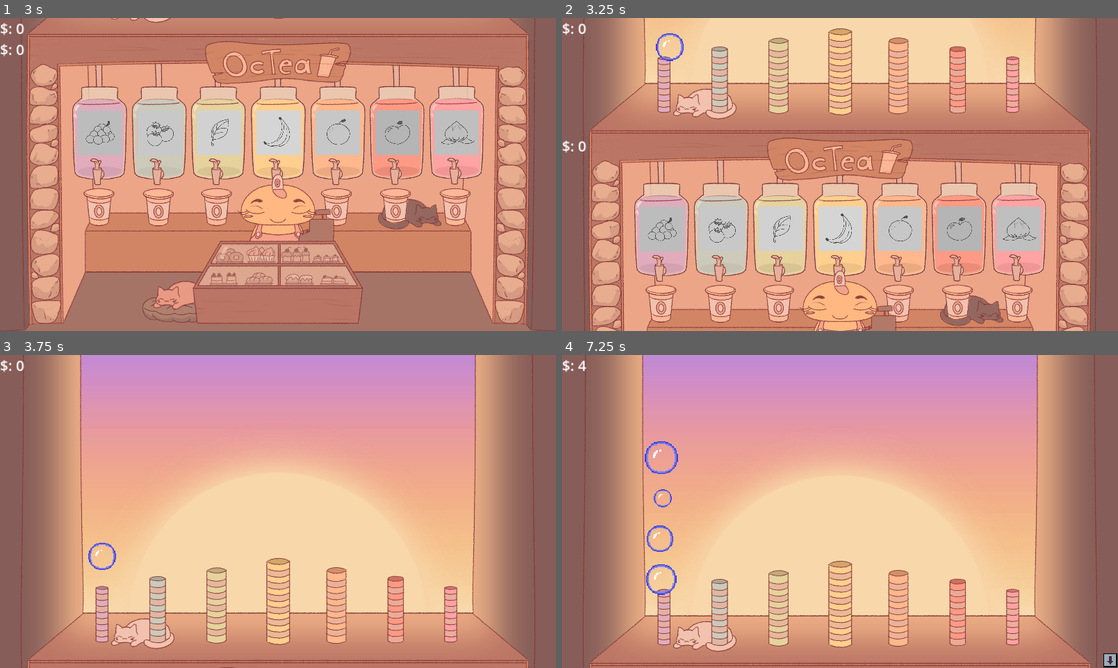
Above: before the commit, frames 1-4 (two rows, left to right).
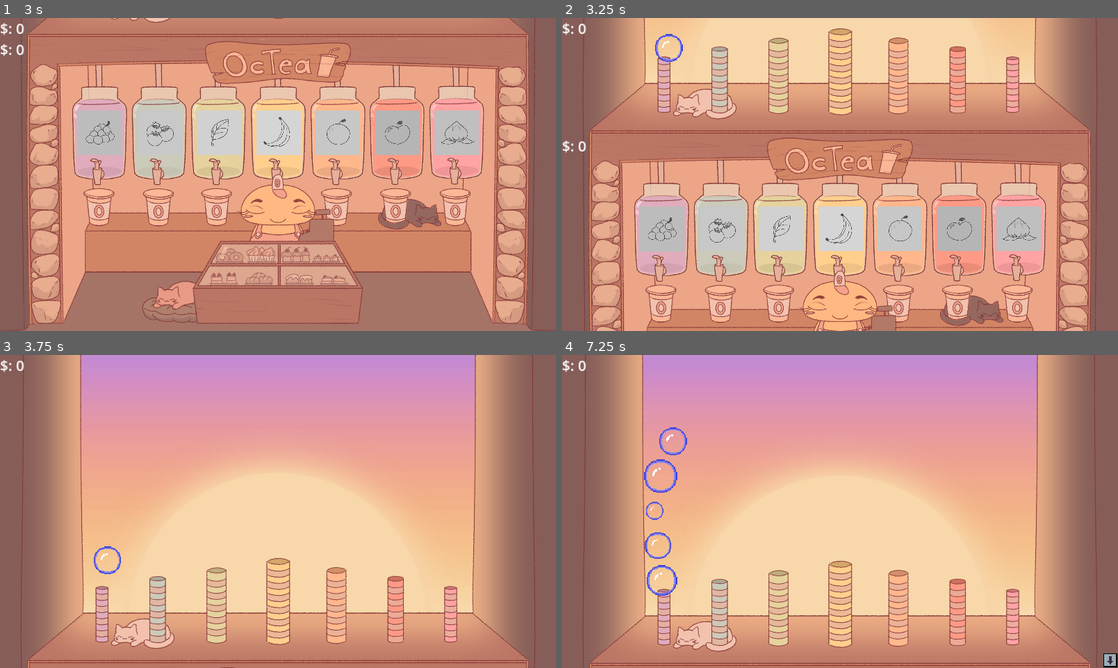
Above: after the commit, the same moments.

Repository: Spedinja/GGJ25
Game: Godot game, scene res://scenes/main_menu.tscn
The game is run twice, just before and just after one commit, with the same random seed, the same clock (stepped at 60 frames per second) and the same inputs. Sound files missing from this copy of the repository are replaced by a short silence.
Inputs (mouse positions are in pixels of both pictures, inside the frame that each line leads up to):
- Up to frame 1 (3 s): click "Start Game" at 0.5 s; click (550, 324) at 1.25 s; click (100, 174) at 2 s; click (550, 24) at 2.75 s
- Up to frame 2 (3.25 s): no input
- Up to frame 3 (3.75 s): move the mouse to (111, 505) at 3.52 s; click (111, 505) at 3.67 s
- Up to frame 4 (7.25 s): click (1112, 661) at 4.25 s; move the mouse to (728, 527) at 5.02 s; click (728, 527) at 5.17 s; click (1112, 361) at 5.75 s; move the mouse to (662, 423) at 6.52 s; click (662, 423) at 6.67 s

Frame 1 is identical in both runs. In frame 2, 0.1% of the frame differs, in the area x 16-22%, y 4-14%; in frame 3, 0.2%; in frame 4, 0.9%, in the area x 2-23%, y 1-77%.

Commit message:
added levelup signal for sound, fixed minus values after buying

Diff:
--- a/scripts/bubble_spawner.gd
+++ b/scripts/bubble_spawner.gd
@@ -49,14 +49,16 @@
 
 
 func levelUp(currentLvl) -> void:
+	SignalManager.machine_level_up.emit()
+	print(currentLvl)
 	if currentLvl == 0:#vorher1
 			_unlockSpawner()
 	_increaseStats(currentLvl)
 
 func _increaseStats(currentLvl)-> void:
 	#get next element from array, adjust on instantiate
-	currentLvl = currentLvl+1
-	currModifier= arrStats[currentLvl-2]
+	self.currentLvl = currentLvl+1
+	self.currModifier= arrStats[currentLvl-2]
 
 func getNextStats() -> void:
 	var nextLvl = currentLvl+1
--- a/scripts/shopUpgrades.gd
+++ b/scripts/shopUpgrades.gd
@@ -40,7 +40,8 @@
 	for elem in arrCurrLevel:
 		tmpElem = elem
 		if tmpElem < 3:
-			if currMoney >= arrUpgradeCosts[tmpCounter][tmpElem]:
+			#if currMoney >= arrUpgradeCosts[tmpCounter][tmpElem]:
+			if (currMoney - arrUpgradeCosts[tmpCounter][tmpElem])>0:
 				tempNode =arrButtons[tmpCounter]
 				tempNode.disabled = false
 			else:
